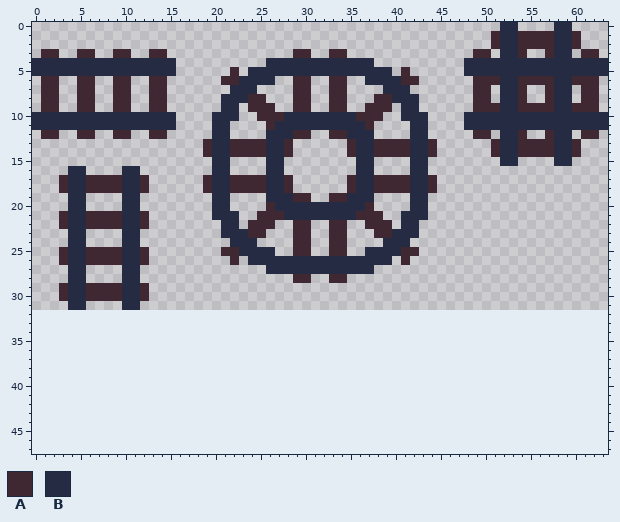
Two states of a pixel-art sprite, Tilemap/RailAtlas.png. Above is the file before it was changed.
The file is 64x32 pixels. The old version is drawn lined up with the new one, on the new canvas.
Palette (. is transparent): A #3f2832  B #262b44
The result:
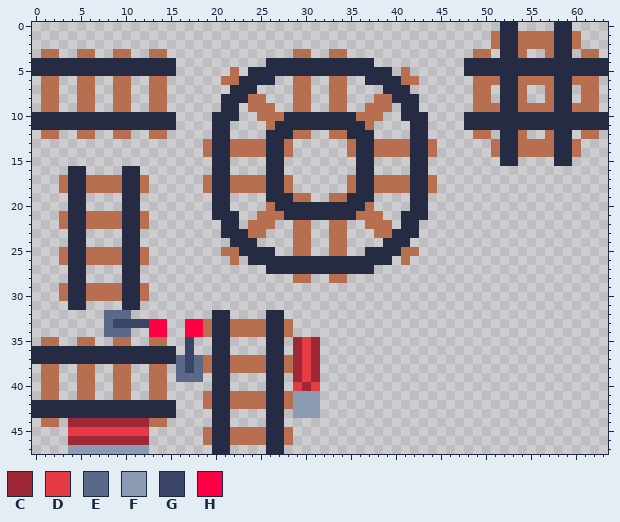
Colours new in this view: C #9e2835  D #e43b44  E #5a6988  F #8b9bb4  G #3a4466  H #ff0044
What changed:
canvas 64x32 -> 64x48
@@ palette @@
-A #3f2832
+A #b86f50
@@ x 0..33 @@
 31 ....BB....BB......................
-32 ..................................
-33 ..................................
-34 ..................................
-35 ..................................
-36 ..................................
-37 ..................................
-38 ..................................
-39 ..................................
-40 ..................................
-41 ..................................
-42 ..................................
-43 ..................................
-44 ..................................
-45 ..................................
-46 ..................................
-47 ..................................
+32 ........EEE.........BB....BB......
+33 ........EGGGGHH..HHABBAAAABBA.....
+34 ........EEE..HH..HHABBAAAABBA.....
+35 .AA..AA..AA..AA..G..BB....BB.CDC..
+36 BBBBBBBBBBBBBBBB.G..BB....BB.CDC..
+37 BBBBBBBBBBBBBBBBEGEABBAAAABBACDC..
+38 .AA..AA..AA..AA.EGEABBAAAABBACDC..
+39 .AA..AA..AA..AA.EEE.BB....BB.CDC..
+40 .AA..AA..AA..AA.....BB....BB.DCD..
+41 .AA..AA..AA..AA....ABBAAAABBAFFF..
+42 BBBBBBBBBBBBBBBB...ABBAAAABBAFFF..
+43 BBBBBBBBBBBBBBBB....BB....BB.FFF..
+44 .AA.CCCCCCCCCAA.....BB....BB......
+45 ....DDDDDDDDD......ABBAAAABBA.....
+46 ....CCCCCCCCC......ABBAAAABBA.....
+47 ....FFFFFFFFF.......BB....BB......
Where, in picture pixels (left, top, right, bottom), the same in both pictures:
changed: (473, 31, 599, 157)
changed: (32, 49, 437, 454)
